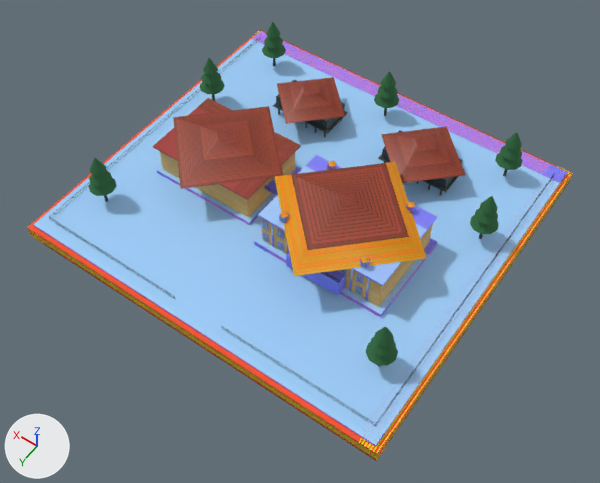
Before and after pictures for a commit that changed the glTF model assets/hero_landmarks_ultra/ultra_lm_13_bao_tang_lam_dong.glb.
One viewpoint serves both versions: a 50 mm lens placed at (-68.2, 98.1, 137.9), pointed at (-4.6, 9.2, -1.9). The lights are fixed; the arrows at lower left show +X, +Y and +Z. The picture after the commit comes second. Vertices at exactly the same position are counted once.

Objects in the first picture: 'Balustrades_And_Fences', 'CungNamPhuong_And_Museum_Walls', 'CungNamPhuong_Mansard_Roof', 'FoundationSkirt_Minus3m', 'KHo_Ma_StiltHouses', 'Museum_MainHall_Tile_Roof', 'Neoclassical_Pilasters_And_Trim', 'PineForest_And_Gardens', 'Terraces_And_Steps' and 1 more.
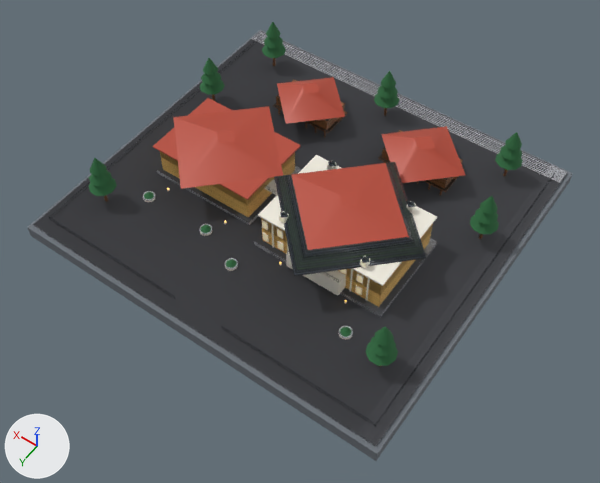
Location of each change, [x1, y1, x2, y2] in pixels of the pictures (600 x 483 px):
'Terraces_And_Steps', surface changed, reshaped (blue to black): [33, 31, 567, 447] in both
'Museum_MainHall_Tile_Roof', surface changed: [153, 77, 465, 250] in both
'FoundationSkirt_Minus3m', surface changed: [27, 29, 573, 461] in both
'CungNamPhuong_Mansard_Roof', surface changed, recoloured (orange to black): [274, 161, 426, 276] in both
'CungNamPhuong_And_Museum_Walls', surface changed: [160, 152, 433, 307] in both
'Neoclassical_Pilasters_And_Trim', surface changed: [258, 155, 437, 301] in both
part 1 of me_terraces_and_steps, added: after [338, 326, 353, 338]
part 2 of me_terraces_and_steps, added: after [224, 258, 238, 269]
part 3 of me_terraces_and_steps, added: after [199, 224, 213, 234]
part 4 of me_terraces_and_steps, added: after [143, 191, 155, 201]
part 5 of me_terraces_and_steps, recoloured (blue to black): [33, 31, 567, 447] in both
part 6 of me_pineforest_and_gardens, added: after [340, 327, 352, 337]
part 7 of me_pineforest_and_gardens, added: after [226, 259, 237, 268]
part 8 of me_pineforest_and_gardens, added: after [201, 225, 211, 233]
part 9 of me_pineforest_and_gardens, added: after [144, 192, 154, 199]

The change, as a diff of the scene's bpy script:
```diff
--- a/assets/hero_landmarks_ultra/ultra_lm_13_bao_tang_lam_dong.glb.py
+++ b/assets/hero_landmarks_ultra/ultra_lm_13_bao_tang_lam_dong.glb.py
@@ img_image_6 @@
-img_image_6 = load_image('Image_6', '_unpacked/Image_6', 512, 512, 'sRGB')
+img_image_6 = load_image('Image_6', '_unpacked/Image_6', 1024, 1024, 'Non-Color')
@@ img_image_5 @@
-img_image_5 = load_image('Image_5', '_unpacked/Image_5', 512, 512, 'sRGB')
+img_image_5 = load_image('Image_5', '_unpacked/Image_5', 1024, 1024, 'Non-Color')
@@ mat_hungvuong_hillside_skirt_stone @@
 mat_hungvuong_hillside_skirt_stone = principled_material('HungVuong_Hillside_Skirt_Stone')
-mat_hungvuong_hillside_skirt_stone.texture = img_image_6
+mat_hungvuong_hillside_skirt_stone.base_color = (0.156, 0.175, 0.198)  # grey #6e747b
 mat_hungvuong_hillside_skirt_stone.metallic = 0.04
-mat_hungvuong_hillside_skirt_stone.roughness = 0.88
+mat_hungvuong_hillside_skirt_stone.roughness = 0.86
@@ mat_neoclassical_ivory_cornice_and_pilaster @@
 mat_neoclassical_ivory_cornice_and_pilaster = principled_material('Neoclassical_Ivory_Cornice_And_Pilaster')
-mat_neoclassical_ivory_cornice_and_pilaster.texture = img_image_1
+mat_neoclassical_ivory_cornice_and_pilaster.base_color = (0.905, 0.863, 0.761)  # white #f4efe2
 mat_neoclassical_ivory_cornice_and_pilaster.metallic = 0.04
-mat_neoclassical_ivory_cornice_and_pilaster.roughness = 0.48
+mat_neoclassical_ivory_cornice_and_pilaster.roughness = 0.44
@@ mat_museum_exhibition_crimson_roof @@
 mat_museum_exhibition_crimson_roof = principled_material('Museum_Exhibition_Crimson_Roof')
-mat_museum_exhibition_crimson_roof.texture = img_image_3
+mat_museum_exhibition_crimson_roof.base_color = (0.468, 0.0704, 0.0396)  # red #b64b38
 mat_museum_exhibition_crimson_roof.metallic = 0.05
-mat_museum_exhibition_crimson_roof.roughness = 0.52
@@ mat_pbr1024_mansard_ardoise_slate_roof @@
+mat_pbr1024_mansard_ardoise_slate_roof = bpy.data.materials.new('PBR1024_Mansard_Ardoise_Slate_Roof')
+# uses the picture img_image_4
+# uses the picture img_image_5
+# uses the picture img_image_6
@@ mat_pbr1024_courtyard_wetdew_granite @@
+mat_pbr1024_courtyard_wetdew_granite = bpy.data.materials.new('PBR1024_Courtyard_WetDew_Granite')
+# uses the picture img_image_12
+# uses the picture img_image_13
+# uses the picture img_image_14
@@ me_terraces_and_steps @@
-me_terraces_and_steps.from_pydata(...)  # 24 vertices, 30 faces; spans x -43.0..43.0, y -40.0..40.0, z 0.0..1.7
+me_terraces_and_steps.from_pydata(...)  # 124 vertices, 174 faces; spans x -43.0..43.0, y -40.0..40.0, z 0.0..1.7
+# me_terraces_and_steps part 1: a new loose piece of 25 vertices spanning x -27.4..-24.6, y 22.6..25.4, z 1.2..1.3, in mat_pbr1024_courtyard_wetdew_granite
+# me_terraces_and_steps part 2: a new loose piece of 25 vertices spanning x 0.6..3.4, y 22.6..25.4, z 1.2..1.3, in mat_pbr1024_courtyard_wetdew_granite
+# me_terraces_and_steps part 3: a new loose piece of 25 vertices spanning x 10.6..13.4, y 18.6..21.4, z 1.2..1.3, in mat_pbr1024_courtyard_wetdew_granite
+# me_terraces_and_steps part 4: a new loose piece of 25 vertices spanning x 26.6..29.4, y 18.6..21.4, z 1.2..1.3, in mat_pbr1024_courtyard_wetdew_granite
+# me_terraces_and_steps part 5: 30 faces spanning x -43.0..43.0, y -40.0..40.0, z 0.0..1.7 switch from mat_courtyard_terrace_granite (picture img_image_5) to mat_pbr1024_courtyard_wetdew_granite
@@ me_cungnamphuong_mansard_roof @@
 me_cungnamphuong_mansard_roof.from_pydata(...)  # 117 vertices, 156 faces; spans x -32.2..4.2, y -12.2..24.2, z 10.1..13.4
-me_cungnamphuong_mansard_roof.materials.append(mat_mansard_ardoise_slate_roof)  # picture img_image_2
+me_cungnamphuong_mansard_roof.materials.append(mat_pbr1024_mansard_ardoise_slate_roof)
@@ me_pineforest_and_gardens @@
-me_pineforest_and_gardens.from_pydata(...)  # 441 vertices, 630 faces; spans x -39.0..39.0, y -34.9..28.9, z 5.4..13.8
+me_pineforest_and_gardens.from_pydata(...)  # 525 vertices, 750 faces; spans x -39.0..39.0, y -34.9..28.9, z 1.3..13.8
+# me_pineforest_and_gardens part 6: a new loose piece of 21 vertices spanning x -27.1..-24.9, y 22.9..25.1, z 1.3..2.1, in mat_pine_and_garden_foliage (dark green #2b693d)
+# me_pineforest_and_gardens part 7: a new loose piece of 21 vertices spanning x 0.9..3.1, y 22.9..25.1, z 1.3..2.1, in mat_pine_and_garden_foliage (dark green #2b693d)
+# me_pineforest_and_gardens part 8: a new loose piece of 21 vertices spanning x 10.9..13.1, y 18.9..21.1, z 1.3..2.1, in mat_pine_and_garden_foliage (dark green #2b693d)
+# me_pineforest_and_gardens part 9: a new loose piece of 21 vertices spanning x 26.9..29.1, y 18.9..21.1, z 1.3..2.1, in mat_pine_and_garden_foliage (dark green #2b693d)
 me_pineforest_and_gardens.materials.append(mat_pine_and_garden_foliage)
```
